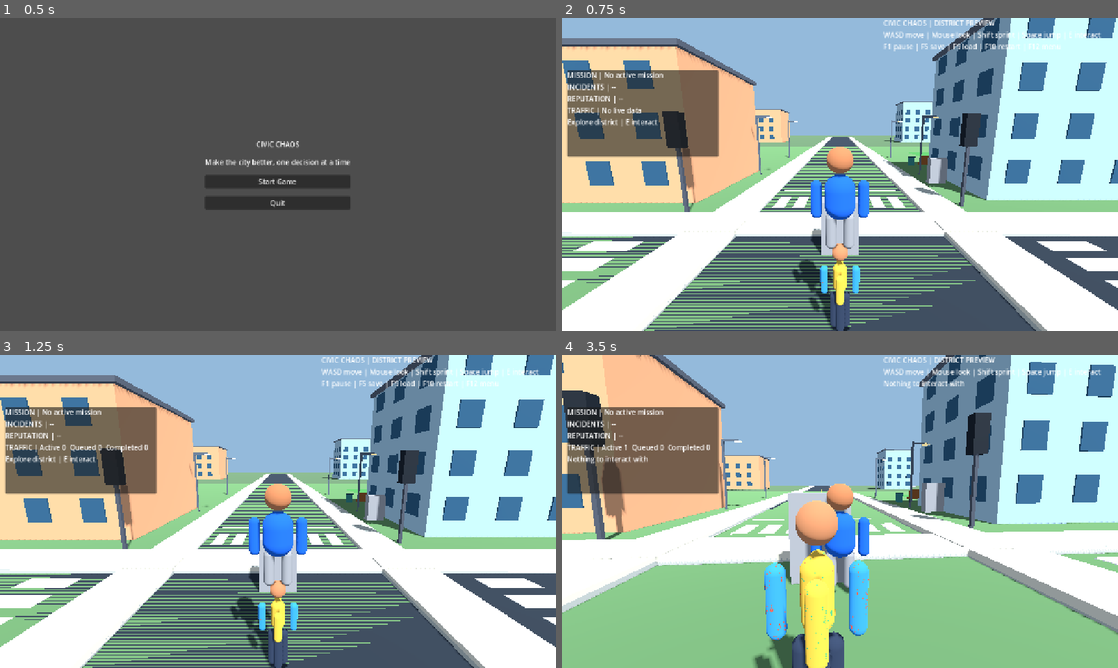
Above: before the commit, frames 1-4 (two rows, left to right).
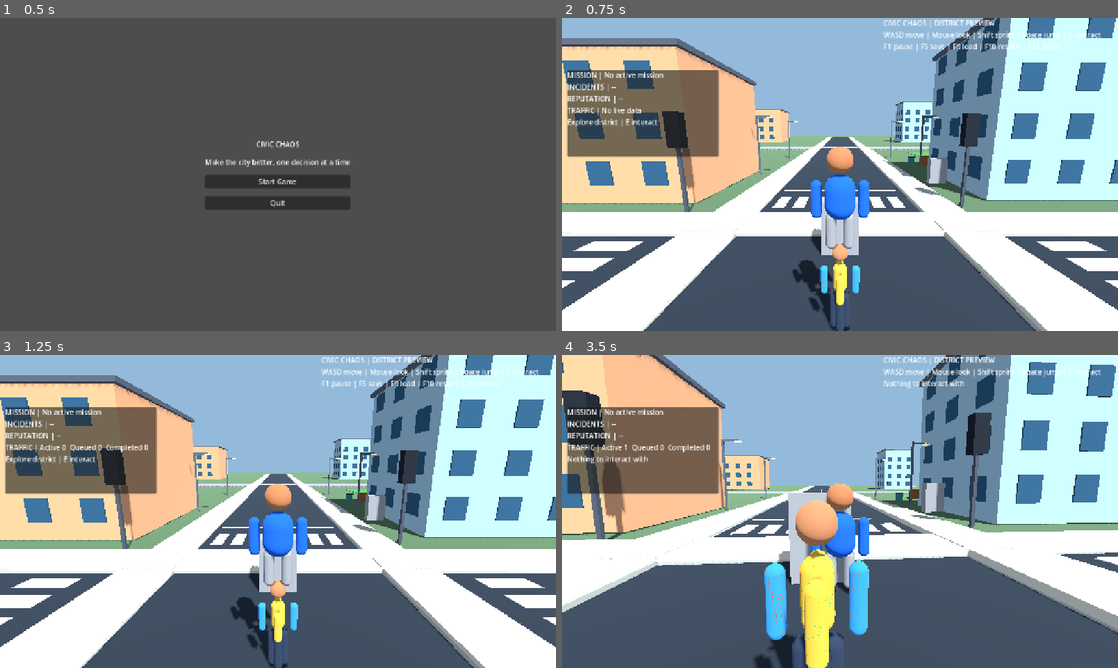
Above: after the commit, the same moments.

Repository: gauravprajapat-23/civic-chaos
Game: Godot game, scene res://scenes/core/menu.tscn
Two runs of this game, one before a commit and one after it. Both use one fixed random seed, a clock stepped at 60 frames per second and the inputs below.
Inputs (mouse positions are in pixels of both pictures, inside the frame that each line leads up to):
- Up to frame 1 (0.5 s): no input
- Up to frame 2 (0.75 s): click "Start Game" at 0.5 s
- Up to frame 3 (1.25 s): no input
- Up to frame 4 (3.5 s): tap Enter at 1.25 s; move the mouse to (867, 511) at 1.27 s; hold E (interact) 1.28-2.03 s; hold W (move_forward) from 1.28 s (still down); tap Space (jump) at 1.52, 2.27 s; move the mouse to (812, 511) at 2.02 s; tap Shift (sprint) at 2.1 s; move the mouse to (851, 505) at 2.77 s; hold E (interact) from 2.78 s (still down)

Frame 1 is identical in both runs. In frame 2, 9.7% of the frame differs, in the area x 0-100%, y 41-100%; in frame 3, 9.7%; in frame 4, 29%, in the area x 0-100%, y 42-100%.

Commit message:
fix(world): remove duplicate overlapping ground surface causing road z-fighting

Diff:
--- a/scenes/core/main.tscn
+++ b/scenes/core/main.tscn
@@ -38,16 +38,6 @@
 
 [node name="WorldEnvironment" type="WorldEnvironment" parent="."]
 environment = SubResource("DistrictEnvironment")
-
-[node name="Ground" type="StaticBody3D" parent="."]
-position = Vector3(0, -0.5, 0)
-
-[node name="CollisionShape3D" type="CollisionShape3D" parent="Ground"]
-shape = SubResource("BoxShape3D_ground")
-
-[node name="MeshInstance3D" type="MeshInstance3D" parent="Ground"]
-mesh = SubResource("BoxMesh_ground")
-material_override = SubResource("GroundMaterial")
 
 [node name="FourWayJunction" parent="." instance=ExtResource("5_junction")]
 position = Vector3(0, 0.07, 0)
